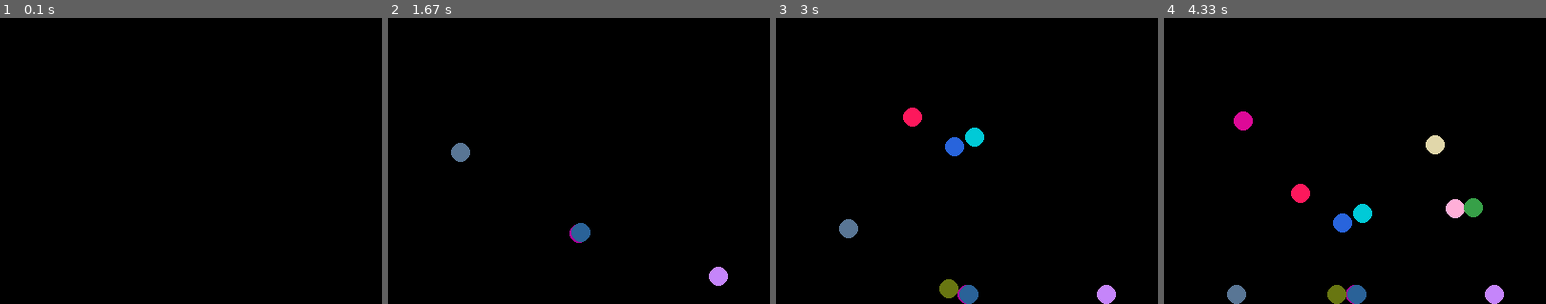
Above: before the commit, frames 1-4 (left to right).
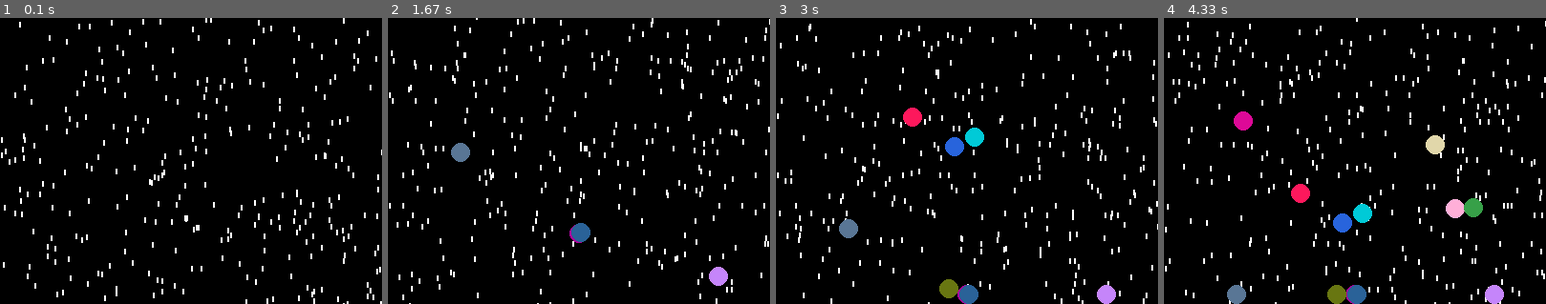
Above: after the commit, the same moments.

Repository: hypergraphman/pygame_circles
Game: pygame game, started from main.py
The game is run twice, just before and just after one commit, with the same random seed, the same clock (stepped at 60 frames per second) and the same inputs.
Inputs (mouse positions are in pixels of both pictures, inside the frame that each line leads up to):
- Up to frame 1 (0.1 s): no input
- Up to frame 2 (1.67 s): click (579, 161) at 0.38 s; click (579, 178) at 0.72 s; click (460, 118) at 1.05 s; click (716, 261) at 1.38 s
- Up to frame 3 (3 s): click (974, 63) at 1.72 s; click (947, 235) at 2.05 s; click (955, 112) at 2.38 s; click (913, 100) at 2.72 s
- Up to frame 4 (4.33 s): click (1454, 135) at 3.05 s; click (1473, 155) at 3.38 s; click (1435, 109) at 3.72 s; click (1244, 106) at 4.05 s

The runs differ from the first frame. In frame 1, 2.9% of the frame differs, in the area x 0-100%, y 0-100%; in frame 2, 2.8%; in frame 3, 2.8%; in frame 4, 2.8%.

Commit message:
Добавил фон

Diff:
--- a/main.py
+++ b/main.py
@@ -4,6 +4,7 @@
 size = width, height = 400, 300
 main_screen = pygame.display.set_mode(size)
 circles_screen = pygame.Surface(main_screen.get_size())
+background = pygame.Surface(main_screen.get_size())
 clock = pygame.time.Clock()
 
 running = True
@@ -13,6 +14,19 @@
 fps = 60
 circle_radius = 10
 circles = []
+stars = [[random.randint(0, 400), random.randint(0, 300),
+          (255, 255, 255), random.randint(32, 130)] for i in range(300)]
+
+
+def draw_stars(scr, stars, height, fps):
+    scr.fill((0, 0, 0))
+    for star in stars:
+        if star[1] > height:
+            star[1] = - 6
+            star[3] = random.randint(32, 130)
+        star[1] += int(star[3] / (fps / 4))
+        pygame.draw.rect(scr, star[2], (star[0], star[1], 2, 6), 0)
+
 
 while running:
     # внутри игрового цикл еще один цикл
@@ -30,7 +44,10 @@
 
     # отрисовка и изменение свойств объектов
     main_screen.fill((0, 0, 0))
+    draw_stars(background, stars, height, fps)
     circles_screen.fill((0, 0, 0))
+    circles_screen.blit(background, (0, 0))
+
     for circle in circles:
         if circle[1] < height - circle_radius:
             circle[1] += int(v / fps)
